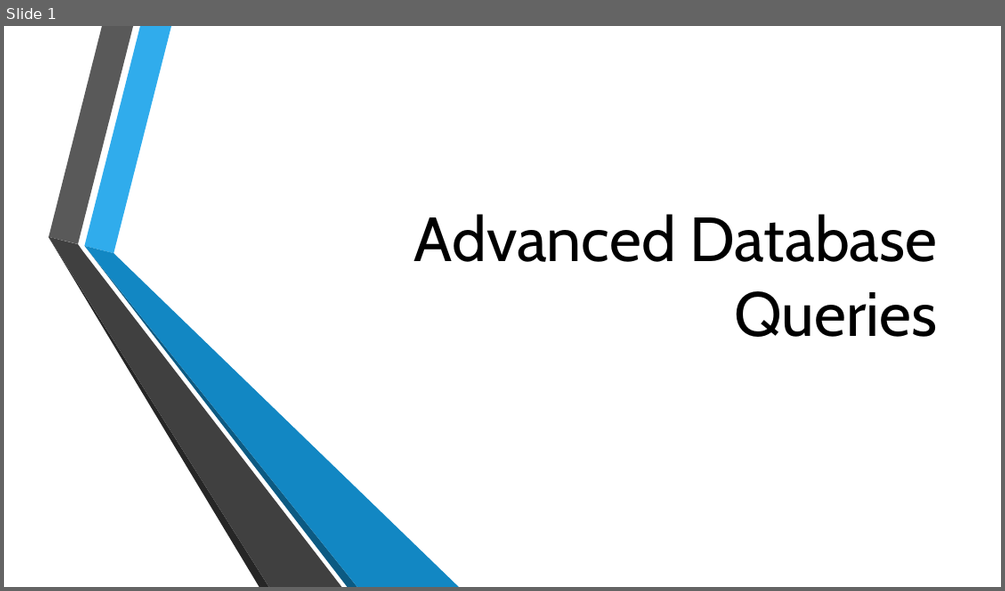
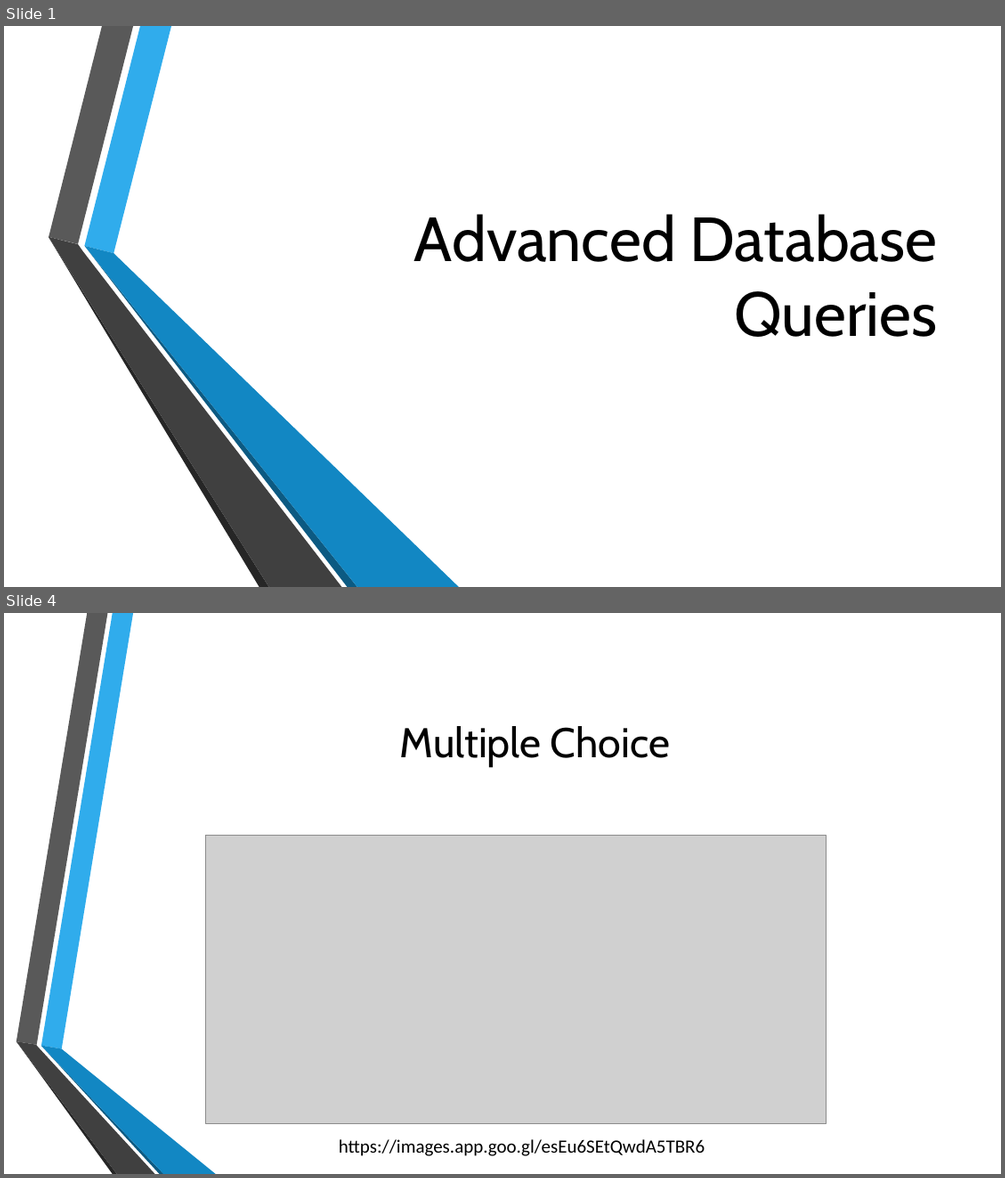
Before and after one commit to MGIS-UMN/GIS5577_week4, a slide deck: Advanced_DB_queries.odp. Shown one above the other, each under a label of ours: slide 1 before the commit, slides 1 and 4 after it; the slides between them are not shown. The pictures are 1005x591 and 1005x1178 pixels, drawn with LibreOffice and Linux fonts; fonts in the diff are those of the drawing; grey boxes stand for pictures; background and template pictures are left out. Boxes give left, top, right and bottom in pixels: in the first picture for what was removed or moved away, otherwise in the second. Text is boxed around its words. In the diff, an @@ line names an element or a change of style, - is before the commit and + after.

```diff
--- a/Advanced_DB_queries.odp
+++ b/Advanced_DB_queries.odp
@@ slide 4 added at box(4, 613, 1001, 1174), background picture (left out) @@
@@ title added at box(400, 726, 670, 767), 40 pt, text #000000 @@
+Multiple Choice
@@ picture added at box(206, 835, 825, 1124) @@
@@ group added at box(16, 613, 216, 1174): 6 freeform shapes @@
@@ free added at box(332, 1130, 713, 1160), 18 pt, text #000000 @@
+https://images.app.goo.gl/esEu6SEtQwdA5TBR6
```
Also in this commit, not shown: 7 slides changed, 2 other slides added.
